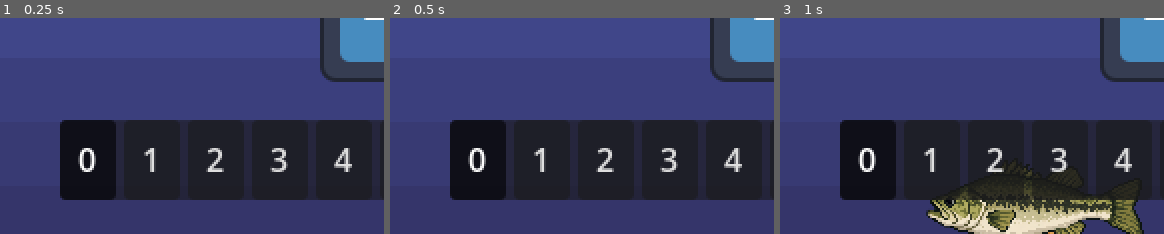
Above: before the commit, frames 1-3 (left to right).
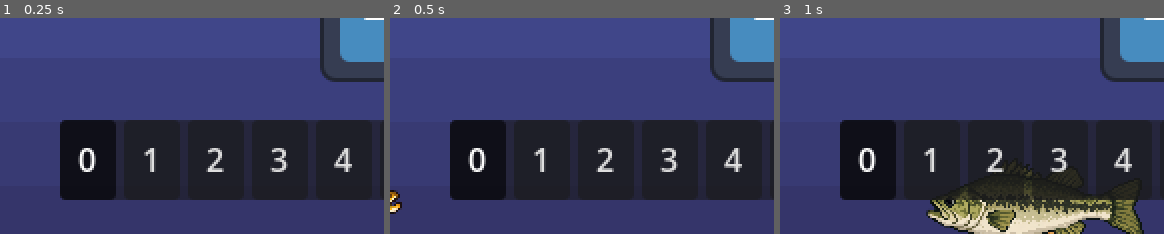
Above: after the commit, the same moments.

Repository: JuanPablo-29/Hoos-Fishing
Game: Godot game, scene res://scenes/MainGame.tscn
Two runs of this game, one before a commit and one after it. Both use one fixed random seed, a clock stepped at 60 frames per second and the inputs below. The engine's default icon, where the game draws it, is replaced by a stand-in: a white triangle on a blue panel in a dark square.
Inputs:
- Up to frame 1 (0.25 s): no input
- Up to frame 2 (0.5 s): no input
- Up to frame 3 (1 s): hold Right (move_right) from 0.53 s (still down); tap 0 (hotbar_0) at 0.6 s
The pictures show only the part of the screen within x 0-50%, y 50-100%; the shares and areas given below are measured in that part.

Frame 1 is identical in both runs. In frame 2, 0.3% of the frame differs, in the area x 0-4%, y 79-91%; in frame 3, nothing differs.

Commit message:
Add Golden Trout visual and swimming behavior

Diff:
--- a/scenes/MainGame.tscn
+++ b/scenes/MainGame.tscn
@@ -6,6 +6,7 @@
 [ext_resource type="PackedScene" uid="uid://fswxs08lxfc6" path="res://scenes/Hotbar.tscn" id="3_p73vr"]
 [ext_resource type="PackedScene" uid="uid://b8wxagjc001sc" path="res://src/gameplay/fishing/fish/swimming_fish.tscn" id="3_x628s"]
 [ext_resource type="Script" uid="uid://t2bkptdsrbnn" path="res://scripts/hotbar.gd" id="4_t4bxf"]
+[ext_resource type="PackedScene" uid="uid://ce2tjyp13e5wt" path="res://src/gameplay/fishing/fish/golden_trout_swimming_fish.tscn" id="5_fpdtd"]
 
 [node name="MainGame" type="Node" unique_id=1319835424]
 
@@ -28,7 +29,16 @@
 
 [node name="SwimmingFish2" parent="World/LevelRoot" unique_id=574987392 instance=ExtResource("1_7fyak")]
 position = Vector2(494, 170)
+collision_layer = 0
+collision_mask = 0
 swim_speed = 65.0
+
+[node name="SwimmingFish3" parent="World/LevelRoot" unique_id=1880017925 instance=ExtResource("5_fpdtd")]
+collision_layer = 0
+collision_mask = 0
+swim_speed = 80.0
+min_turn_time = 1.5
+max_turn_time = 3.5
 
 [node name="EntityRoot" type="Node2D" parent="World" unique_id=116449528]
 
--- /dev/null
+++ b/src/gameplay/fishing/fish/golden_trout_swimming_fish.tscn
@@ -0,0 +1,17 @@
+[gd_scene format=3 uid="uid://ce2tjyp13e5wt"]
+
+[ext_resource type="PackedScene" uid="uid://b8wxagjc001sc" path="res://src/gameplay/fishing/fish/swimming_fish.tscn" id="1_5kdr7"]
+[ext_resource type="Texture2D" uid="uid://y4ynft8rn5h5" path="res://assets/Fish/golden_trout.png" id="2_bnaed"]
+
+[sub_resource type="CapsuleShape2D" id="CapsuleShape2D_5kdr7"]
+radius = 24.0
+height = 126.0
+
+[node name="SwimmingFish" unique_id=574987392 instance=ExtResource("1_5kdr7")]
+
+[node name="Sprite2D" parent="." index="0" unique_id=1124561492]
+texture = ExtResource("2_bnaed")
+
+[node name="CollisionShape2D" parent="." index="2" unique_id=56849909]
+position = Vector2(6, -5)
+shape = SubResource("CapsuleShape2D_5kdr7")
Binary file added: assets/Fish/golden_trout.png
Not shown, added: assets/Fish/golden_trout.png.import
